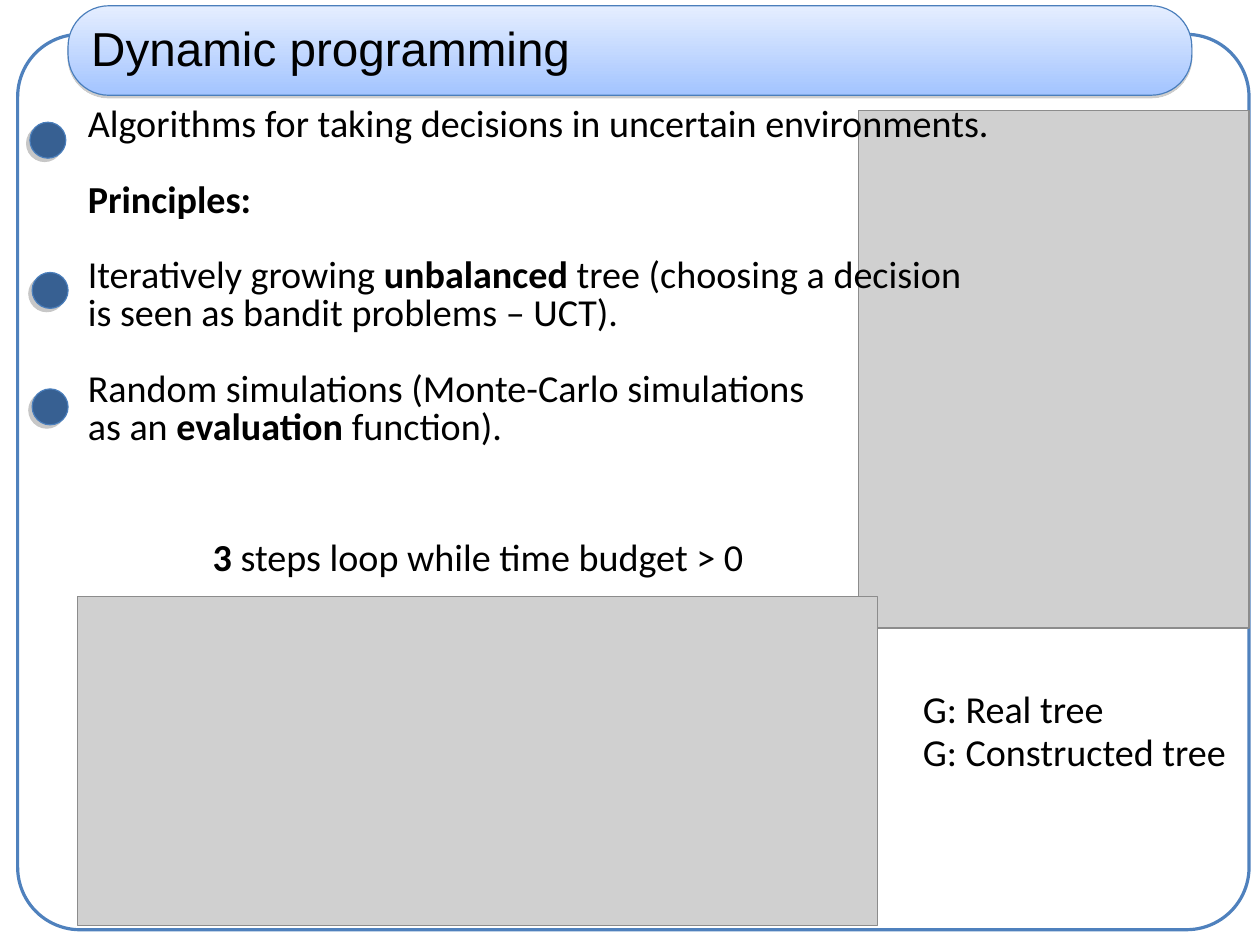
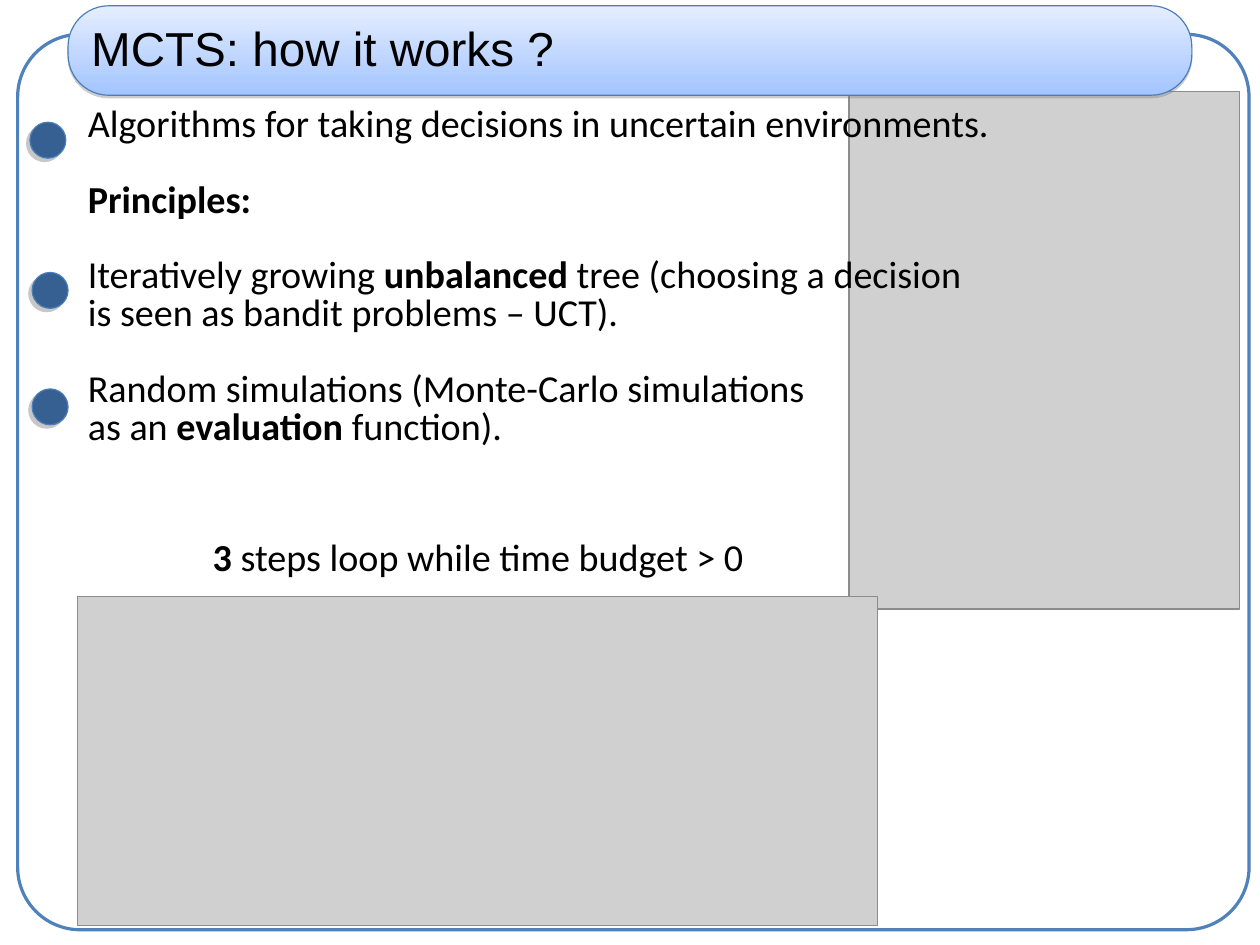
Before and after one commit to haspeleo/Android-Dev, a slide deck: slide 4 of MCTS/mcts_xp.ppt. Drawn at 1260x945 pixels with LibreOffice and Linux fonts; fonts in the diff are those of the drawing; grey boxes stand for pictures. Boxes give left, top, right and bottom in pixels: in the first picture for what was removed or moved away, otherwise in the second. Text is boxed around its words. In the diff, an @@ line names an element or a change of style, - is before the commit and + after.

```diff
--- a/MCTS/mcts_xp.ppt
+++ b/MCTS/mcts_xp.ppt
@@ text in rounded rectangle at [91, 31, 514, 67]: text changed @@
-Dynamic programming
+MCTS: how it works ?
@@ picture: place and size @@
-picture at [859, 111, 1250, 629]
+picture at [850, 91, 1241, 609]
@@ text removed at [923, 696, 1225, 767] @@
-G: Real tree
-G: Constructed tree
```
Also in this commit, not shown: 5 other slides changed.
